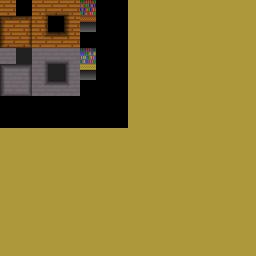
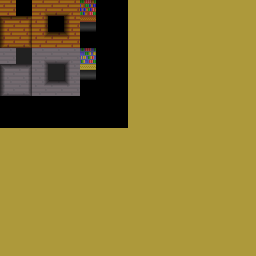
Before/after of a 256px x 256px layered artwork. What changed in the layer stack:
painted on "Bakgrund" over box(80, 27, 96, 80)
